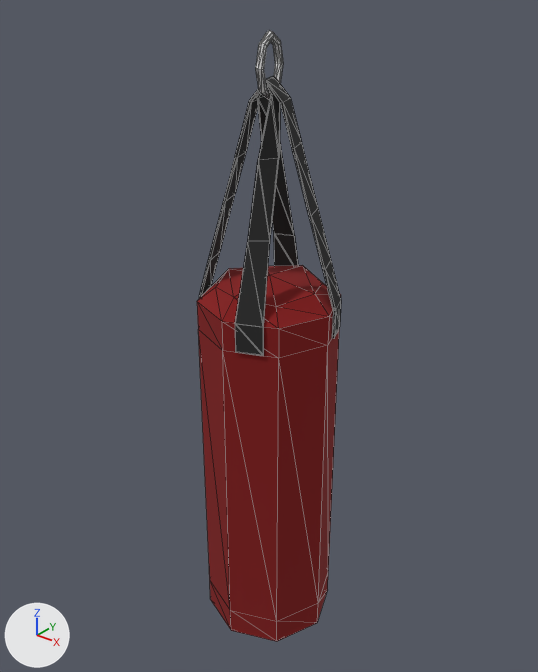
Renders of the glTF model src/assets/model/sandbag/scene.gltf from each side of a commit.
One viewpoint serves both versions: a 50 mm lens placed at (3.08, -3.86, 4.59), pointed at (-0.07, 0.08, 2.15). Arrows for +X, +Y and +Z are at lower left; the lights stay in place. Mesh edges are drawn as thin lines. Where no turn or scale is listed for an object, it has been applied to the vertices.
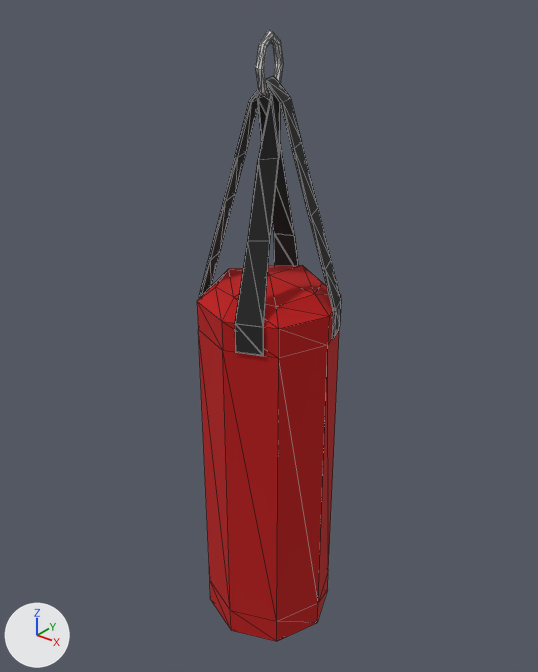
Location of each change, (x1, y1, x2, y2) in pixels of the pictures (538 x 672 px):
'Object_6', recoloured: (197, 265, 339, 641) in both

The change, as a diff of the scene's bpy script:
```diff
--- a/src/assets/model/sandbag/scene.gltf.py
+++ b/src/assets/model/sandbag/scene.gltf.py
@@ mat_lambert2sg @@
 mat_lambert2sg = principled_material('lambert2SG')
-mat_lambert2sg.base_color = (0.233, 0.00455, 0.00478)  # red #850e0f
+mat_lambert2sg.base_color = (0.51, 0.00455, 0.00478)  # red #bd0e0f
 mat_lambert2sg.roughness = 0.97
```
